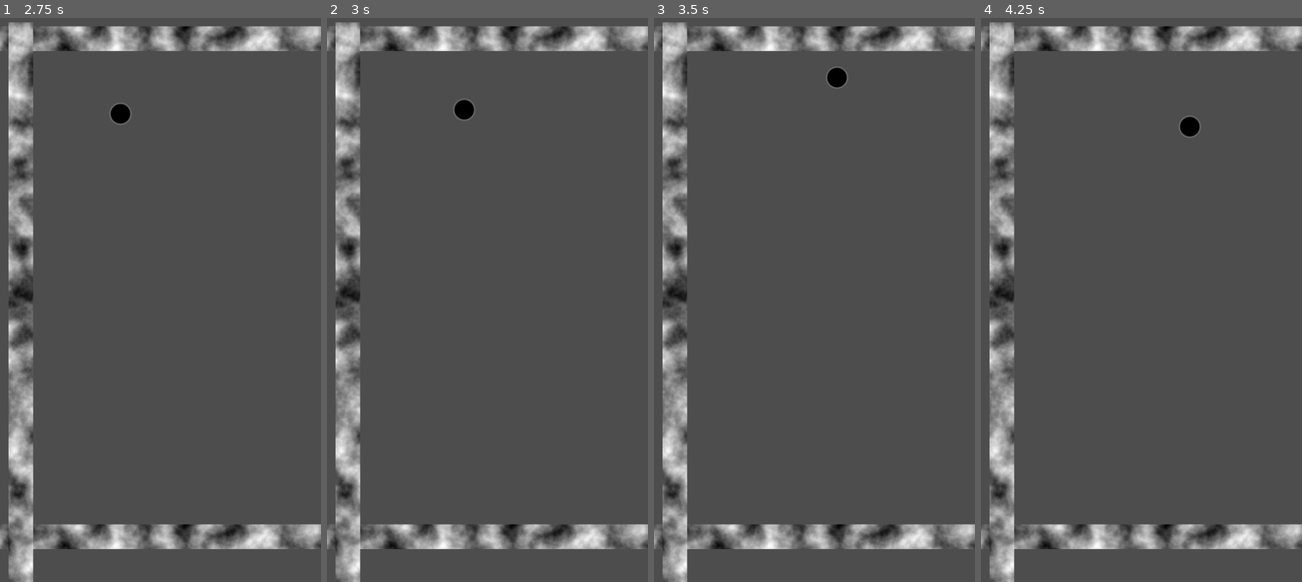
Above: before the commit, frames 1-4 (left to right).
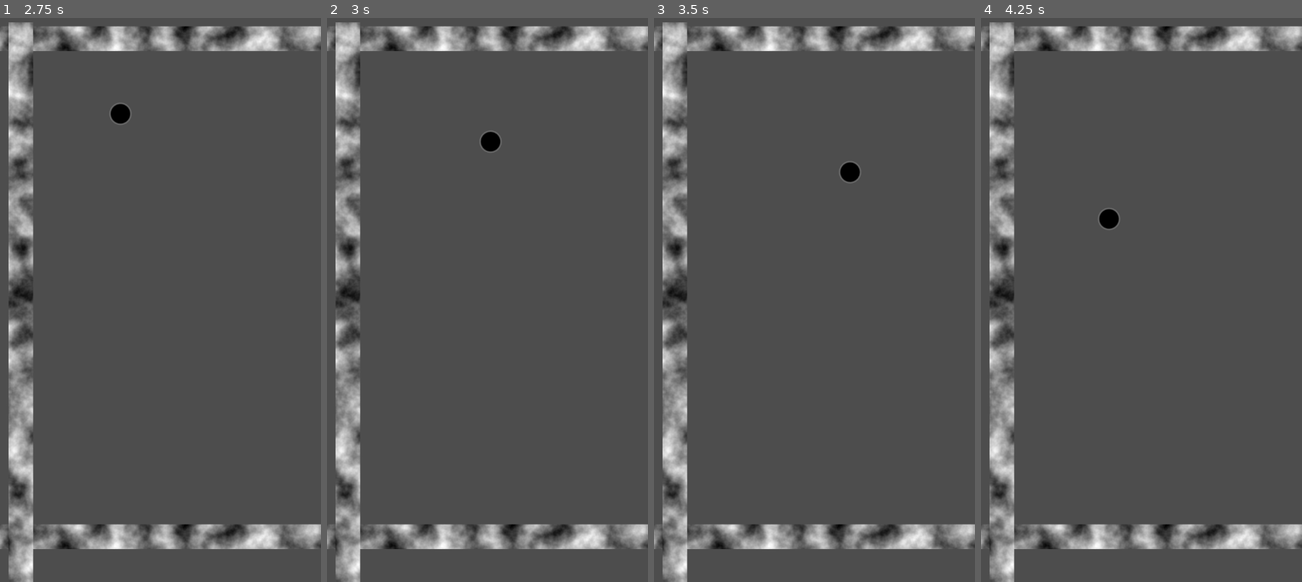
Above: after the commit, the same moments.

Repository: FeniXb3/feb216
Game: Godot game, scene res://pinball.tscn
The game is run twice, just before and just after one commit, with the same random seed, the same clock (stepped at 60 frames per second) and the same inputs.
Inputs:
- Up to frame 1 (2.75 s): hold Right (ui_right) 0.53-1.28 s; hold Space (start_ball) 0.53-1.28 s; hold Left (ui_left) 1.28-2.03 s; tap Space (start_ball) at 1.35 s; hold Right (ui_right) from 2.03 s (still down); hold Space (start_ball) from 2.03 s (still down)
- Up to frame 2 (3 s): keep holding Right (ui_right); release Space (start_ball) at 2.78 s; tap Space (start_ball) at 2.85 s
- Up to frame 3 (3.5 s): keep holding Right (ui_right)
- Up to frame 4 (4.25 s): release Right (ui_right) at 3.53 s; hold Left (ui_left) from 3.53 s (still down); hold Space (start_ball) from 3.53 s (still down)

Frame 1 is identical in both runs. In frame 2, 0.4% of the frame differs, in the area x 39-55%, y 14-24%; in frame 3, 0.4%, in the area x 53-65%, y 8-30%; in frame 4, 0.4%.

Commit message:
Work on stronger bouncer

Diff:
--- a/ball.gd
+++ b/ball.gd
@@ -1,5 +1,17 @@
 extends RigidBody2D
+
+@export var bounce_multiplier: float = 2
 
 func _input(event: InputEvent) -> void:
 	if event.is_action_pressed("start_ball"):
 		apply_impulse(Vector2(0, -1000))
+
+func _physics_process(delta: float) -> void:
+	print(linear_velocity)
+
+func _on_body_entered(body: Node) -> void:
+	print(body.collision_layer)
+	if body.collision_layer & 16:
+		print(linear_velocity, linear_velocity.length())
+		linear_velocity = linear_velocity.normalized() * bounce_multiplier
+		print(linear_velocity, linear_velocity.length())
--- /dev/null
+++ b/ball.tscn
@@ -0,0 +1,28 @@
+[gd_scene load_steps=5 format=3 uid="uid://f53148q5k1d3"]
+
+[ext_resource type="Script" uid="uid://comrcnqkqm0dq" path="res://ball.gd" id="1_x8fbi"]
+
+[sub_resource type="Gradient" id="Gradient_e78sp"]
+offsets = PackedFloat32Array(0.424051, 0.514768)
+colors = PackedColorArray(0, 0, 0, 1, 1, 1, 1, 0)
+
+[sub_resource type="GradientTexture2D" id="GradientTexture2D_48gu3"]
+gradient = SubResource("Gradient_e78sp")
+fill = 1
+fill_from = Vector2(0.5, 0.5)
+
+[sub_resource type="CircleShape2D" id="CircleShape2D_voqyf"]
+radius = 25.0
+
+[node name="Ball" type="RigidBody2D"]
+collision_layer = 2
+script = ExtResource("1_x8fbi")
+metadata/_edit_group_ = true
+
+[node name="Sprite2D" type="Sprite2D" parent="."]
+texture = SubResource("GradientTexture2D_48gu3")
+
+[node name="CollisionShape2D" type="CollisionShape2D" parent="."]
+shape = SubResource("CircleShape2D_voqyf")
+
+[connection signal="body_entered" from="." to="." method="_on_body_entered"]
--- /dev/null
+++ b/bouncer.gd
@@ -0,0 +1 @@
+extends StaticBody2D
--- a/bouncer.tscn
+++ b/bouncer.tscn
@@ -1,4 +1,6 @@
-[gd_scene load_steps=3 format=3 uid="uid://ulmbv72r054l"]
+[gd_scene load_steps=4 format=3 uid="uid://ulmbv72r054l"]
+
+[ext_resource type="Script" uid="uid://bfjf8gttfk7y3" path="res://bouncer.gd" id="1_38d00"]
 
 [sub_resource type="PhysicsMaterial" id="PhysicsMaterial_e78sp"]
 bounce = 1.0
@@ -7,7 +9,9 @@
 radius = 30.0
 
 [node name="Bouncer" type="StaticBody2D"]
+collision_layer = 17
 physics_material_override = SubResource("PhysicsMaterial_e78sp")
+script = ExtResource("1_38d00")
 metadata/_edit_group_ = true
 
 [node name="CollisionShape2D" type="CollisionShape2D" parent="."]
--- a/pinball.tscn
+++ b/pinball.tscn
@@ -1,7 +1,7 @@
-[gd_scene load_steps=20 format=3 uid="uid://cunmfrj1sacbh"]
+[gd_scene load_steps=17 format=3 uid="uid://cunmfrj1sacbh"]
 
 [ext_resource type="Script" uid="uid://com7tpjyd6ud1" path="res://pinball.gd" id="1_vdxpe"]
-[ext_resource type="Script" uid="uid://comrcnqkqm0dq" path="res://ball.gd" id="2_e78sp"]
+[ext_resource type="PackedScene" uid="uid://f53148q5k1d3" path="res://ball.tscn" id="2_48gu3"]
 [ext_resource type="PackedScene" uid="uid://ulmbv72r054l" path="res://bouncer.tscn" id="3_48gu3"]
 
 [sub_resource type="FastNoiseLite" id="FastNoiseLite_e78sp"]
@@ -33,18 +33,6 @@
 
 [sub_resource type="RectangleShape2D" id="RectangleShape2D_e78sp"]
 size = Vector2(50, 500)
-
-[sub_resource type="Gradient" id="Gradient_e78sp"]
-offsets = PackedFloat32Array(0.424051, 0.514768)
-colors = PackedColorArray(0, 0, 0, 1, 1, 1, 1, 0)
-
-[sub_resource type="GradientTexture2D" id="GradientTexture2D_48gu3"]
-gradient = SubResource("Gradient_e78sp")
-fill = 1
-fill_from = Vector2(0.5, 0.5)
-
-[sub_resource type="CircleShape2D" id="CircleShape2D_voqyf"]
-radius = 25.0
 
 [sub_resource type="WorldBoundaryShape2D" id="WorldBoundaryShape2D_e78sp"]
 
@@ -116,18 +104,6 @@
 [node name="CollisionShape2D" type="CollisionShape2D" parent="Walls/LeftWall4"]
 position = Vector2(0, 232)
 shape = SubResource("RectangleShape2D_e78sp")
-
-[node name="Ball" type="RigidBody2D" parent="."]
-position = Vector2(526, 951)
-collision_layer = 2
-script = ExtResource("2_e78sp")
-metadata/_edit_group_ = true
-
-[node name="Sprite2D" type="Sprite2D" parent="Ball"]
-texture = SubResource("GradientTexture2D_48gu3")
-
-[node name="CollisionShape2D" type="CollisionShape2D" parent="Ball"]
-shape = SubResource("CircleShape2D_voqyf")
 
 [node name="Killzone" type="Area2D" parent="."]
 position = Vector2(313, 1100)
@@ -225,5 +201,26 @@
 [node name="Bouncer" parent="." instance=ExtResource("3_48gu3")]
 position = Vector2(177, 256)
 
+[node name="Bouncer5" parent="." instance=ExtResource("3_48gu3")]
+position = Vector2(76, 518)
+
+[node name="Bouncer6" parent="." instance=ExtResource("3_48gu3")]
+position = Vector2(76, 113)
+
+[node name="Bouncer2" parent="." instance=ExtResource("3_48gu3")]
+position = Vector2(449, 190)
+
+[node name="Bouncer3" parent="." instance=ExtResource("3_48gu3")]
+position = Vector2(394, 130)
+
+[node name="Bouncer4" parent="." instance=ExtResource("3_48gu3")]
+position = Vector2(372, 768)
+
+[node name="Ball" parent="." instance=ExtResource("2_48gu3")]
+position = Vector2(526, 951)
+contact_monitor = true
+max_contacts_reported = 10
+bounce_multiplier = 1000.0
+
 [connection signal="body_entered" from="Killzone" to="." method="_on_killzone_body_entered"]
 [connection signal="timeout" from="RestartTimer" to="." method="_on_restart_timer_timeout"]
--- a/project.godot
+++ b/project.godot
@@ -34,6 +34,7 @@
 [layer_names]
 
 2d_physics/layer_4="Paddle Limiter"
+2d_physics/layer_5="Bouncer"
 
 [rendering]
 
Not shown, added: bouncer.gd.uid
